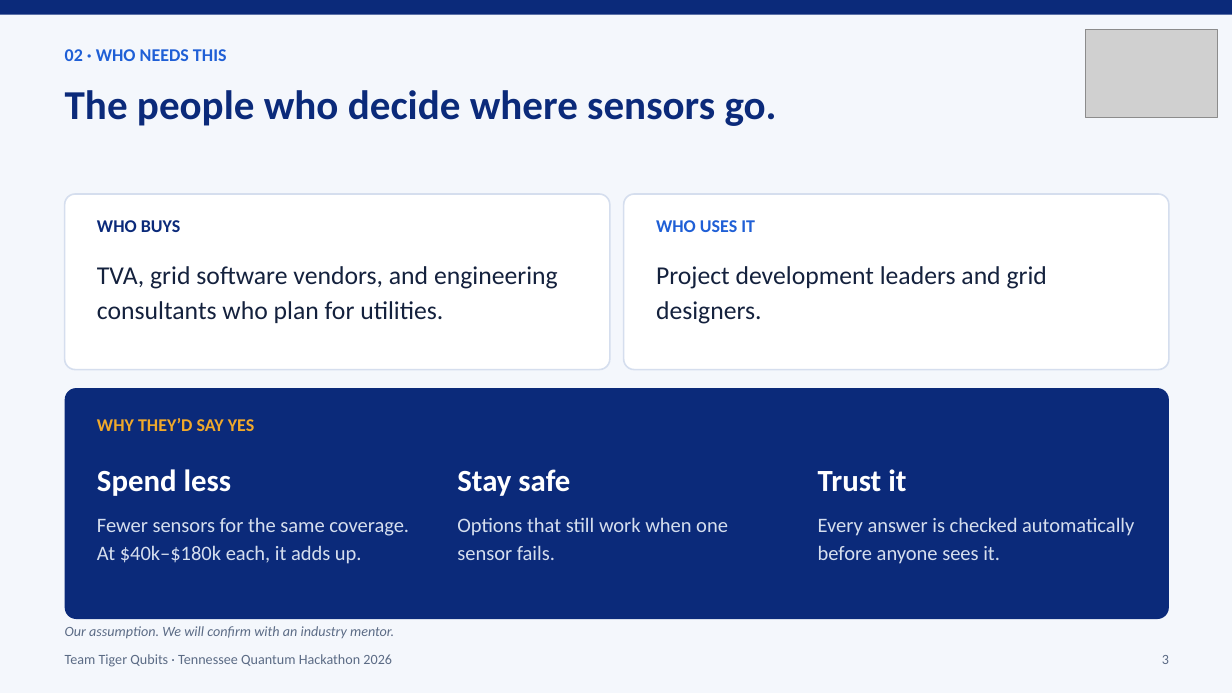
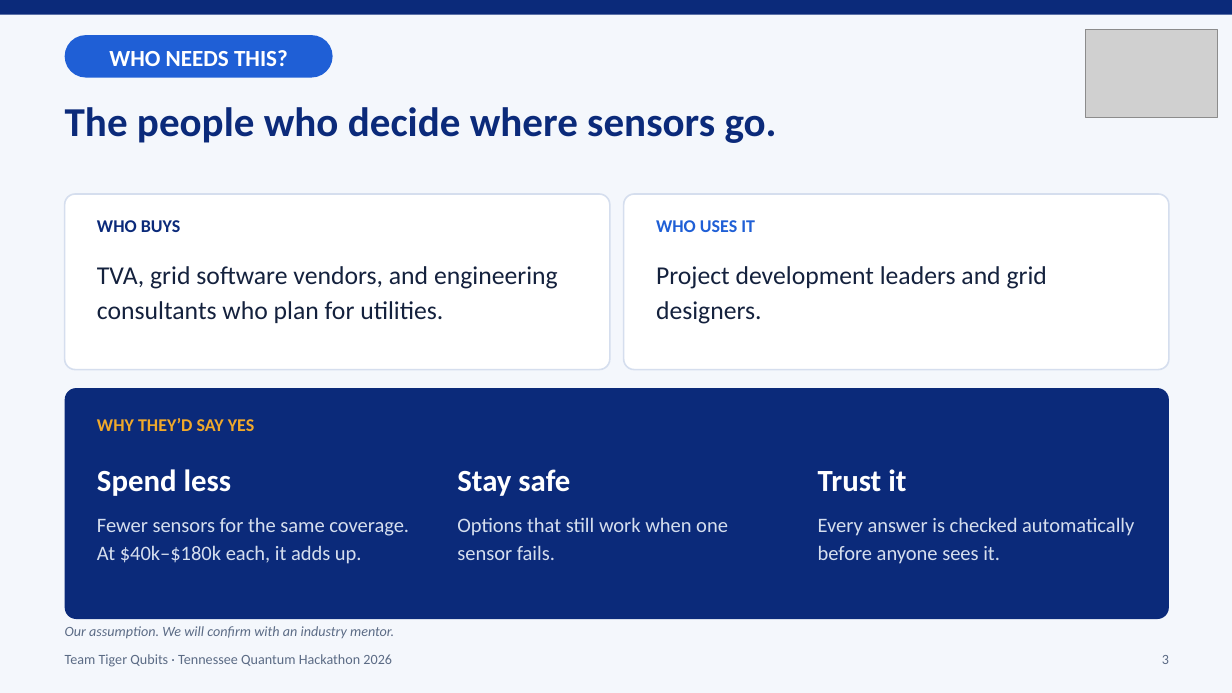
Before and after one commit to maalik313/pmu-placement-team, a slide deck: slide 3 of docs/deck/Tiger_Qubits_Pitch_v2.pptx. Drawn at 1232x693 pixels with LibreOffice and Linux fonts; fonts in the diff are those of the drawing; grey boxes stand for pictures. Boxes give left, top, right and bottom in pixels: in the first picture for what was removed or moved away, otherwise in the second. Text is boxed around its words. In the diff, an @@ line names an element or a change of style, - is before the commit and + after.

```diff
--- a/docs/deck/Tiger_Qubits_Pitch_v2.pptx
+++ b/docs/deck/Tiger_Qubits_Pitch_v2.pptx
@@ text "WHO NEEDS THIS?" at (109, 50, 288, 66): vertical alignment top to middle @@
@@ rounded rectangle added at (65, 35, 333, 78), fill #1F5FD6 @@
@@ text at (109, 50, 288, 66): text changed; size 14 to 18 pt; text colour #1F5FD6 to #FFFFFF @@
-02 · WHO NEEDS THIS
+WHO NEEDS THIS?
@@ text "The people who decide where ...": place and size @@
-text "The people who decide where ..." at (65, 90, 777, 126)
+text "The people who decide where ..." at (65, 107, 777, 143)
```
Also in this commit, not shown: 6 other slides changed.
